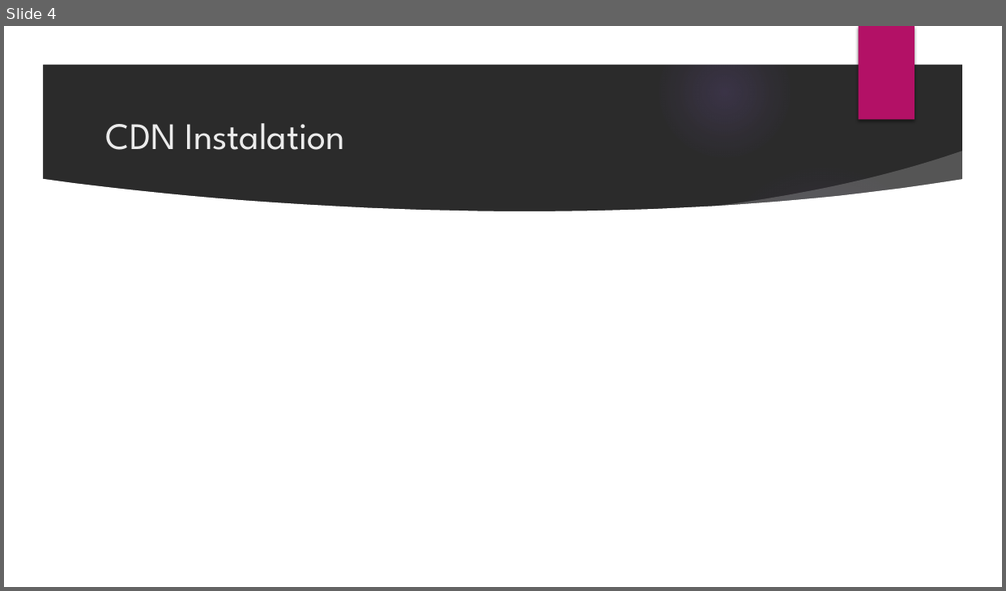
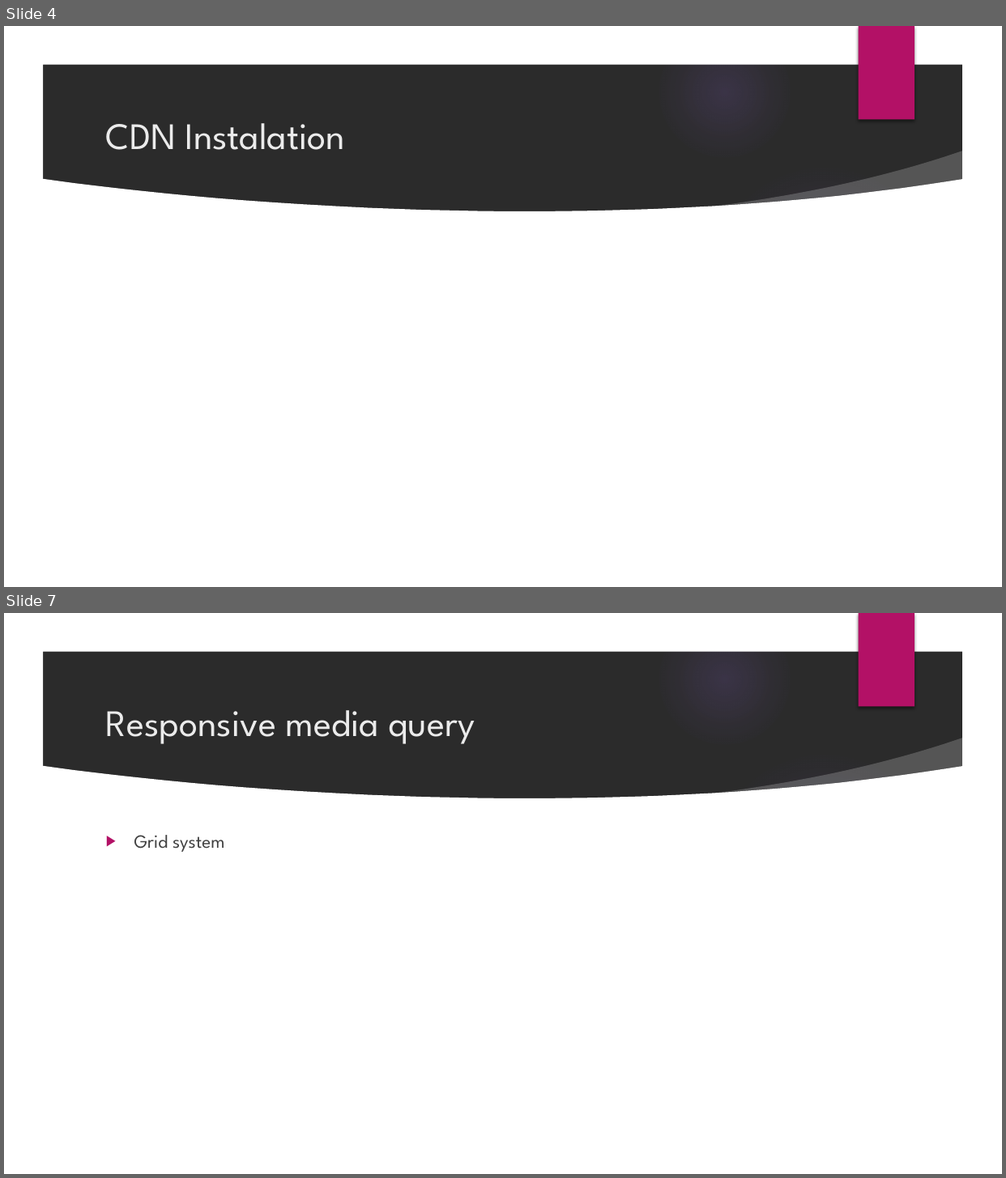
Before and after one commit to irvanbelajarit/webprogramming-bootstrap4, a slide deck: Bootstrap 4 Fondation.pptx. Shown one above the other, each under a label of ours: slide 4 before the commit, slides 4 and 7 after it; the slides between them are not shown. The pictures are 1006x591 and 1006x1178 pixels, drawn with LibreOffice and Linux fonts; fonts in the diff are those of the drawing; background and template pictures are left out; a plain dark background stands for a picture behind light text. Boxes give left, top, right and bottom in pixels: in the first picture for what was removed or moved away, otherwise in the second. Text is boxed around its words. In the diff, an @@ line names an element or a change of style, - is before the commit and + after.

```diff
--- a/Bootstrap 4 Fondation.pptx
+++ b/Bootstrap 4 Fondation.pptx
@@ slide 7 added at bbox=[4, 613, 1002, 1174], background picture (left out); not listed: 9 template elements that a slide beside it also shows @@
@@ title added at bbox=[106, 710, 475, 744], 36 pt, text #EBEBEB @@
+Responsive media query
@@ text added at bbox=[134, 835, 225, 852], 18 pt, text #404040 @@
+▶ Grid system
```
Also in this commit, not shown: 2 other slides added, 6 other files.
